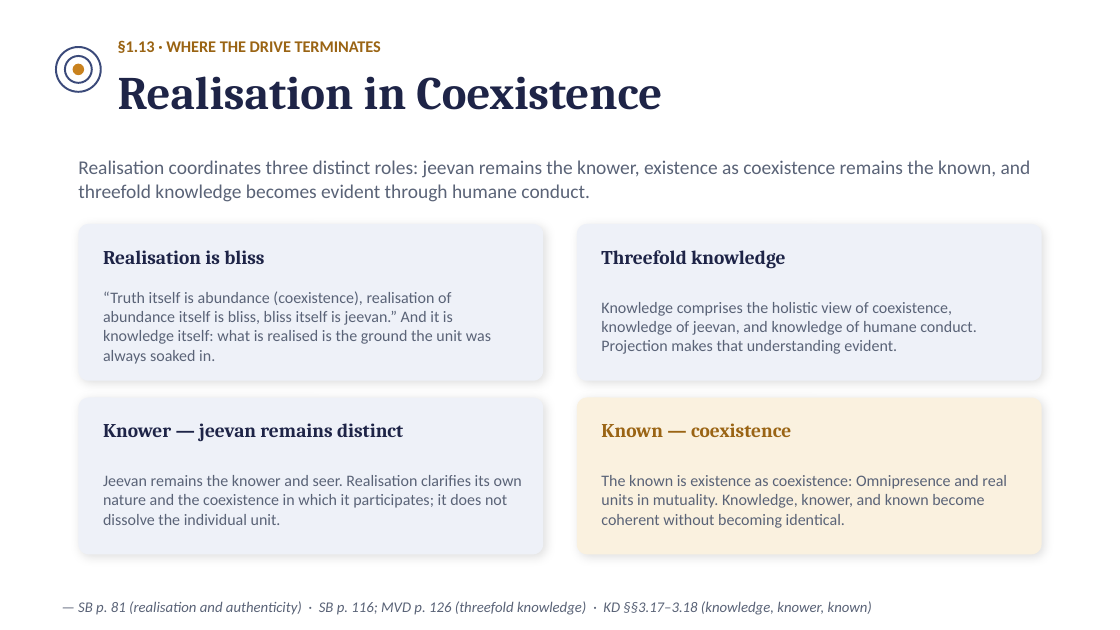
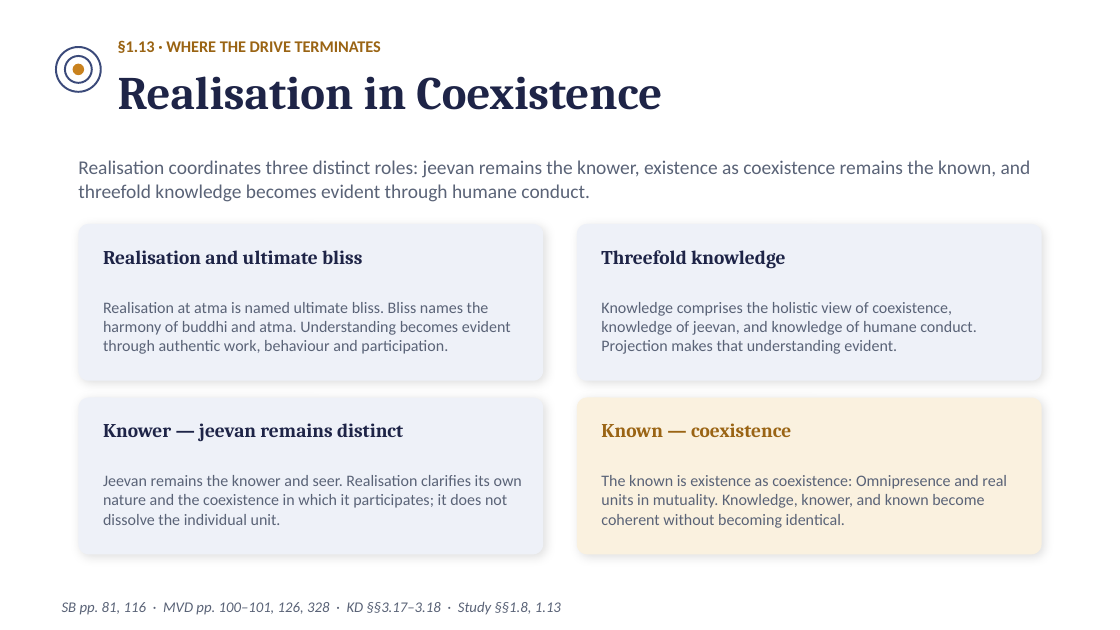
Before and after one commit to raghavamohan/AnalyticMadhyasthDarshan, a slide deck: slide 25 of Studies/The-Ontology-of-Coexistence/The-Ontology-of-Existence-Madhyasth-Darshan.pptx. Drawn at 1120x630 pixels with LibreOffice and Linux fonts; fonts in the diff are those of the drawing. Boxes give left, top, right and bottom in pixels: in the first picture for what was removed or moved away, otherwise in the second. Text is boxed around its words. In the diff, an @@ line names an element or a change of style, - is before the commit and + after.

```diff
--- a/Studies/The-Ontology-of-Coexistence/The-Ontology-of-Existence-Madhyasth-Darshan.pptx
+++ b/Studies/The-Ontology-of-Coexistence/The-Ontology-of-Existence-Madhyasth-Darshan.pptx
@@ text at (x1=103, y1=250, x2=362, y2=264): text changed @@
-Realisation is bliss
+Realisation and ultimate bliss
@@ text at (x1=103, y1=302, x2=511, y2=354): text changed @@
-“Truth itself is abundance (coexistence), realisation of abundance itself is bliss, bliss itself is jeevan.” And it is knowledge itself: what is realised is the ground the unit was always soaked in.
+Realisation at atma is named ultimate bliss. Bliss names the harmony of buddhi and atma. Understanding becomes evident through authentic work, behaviour and participation.
@@ text at (x1=62, y1=602, x2=561, y2=615): text changed @@
-— SB p. 81 (realisation and authenticity) · SB p. 116; MVD p. 126 (threefold knowledge) · KD §§3.17–3.18 (knowledge, knower, known)
+SB pp. 81, 116 · MVD pp. 100–101, 126, 328 · KD §§3.17–3.18 · Study §§1.8, 1.13
```
Also in this commit, not shown: 13 other slides changed, 1 slide added, 9 other files.
